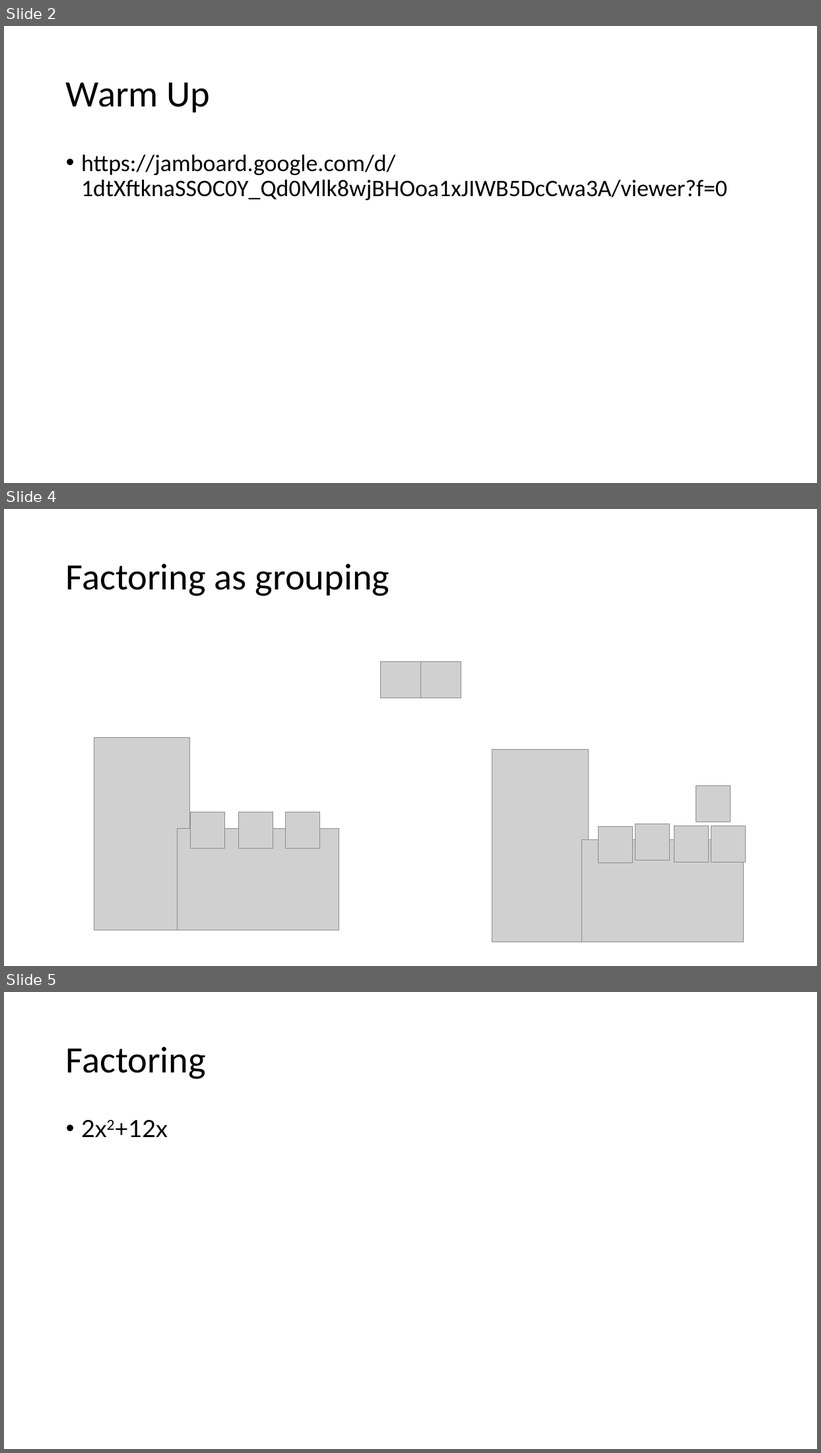
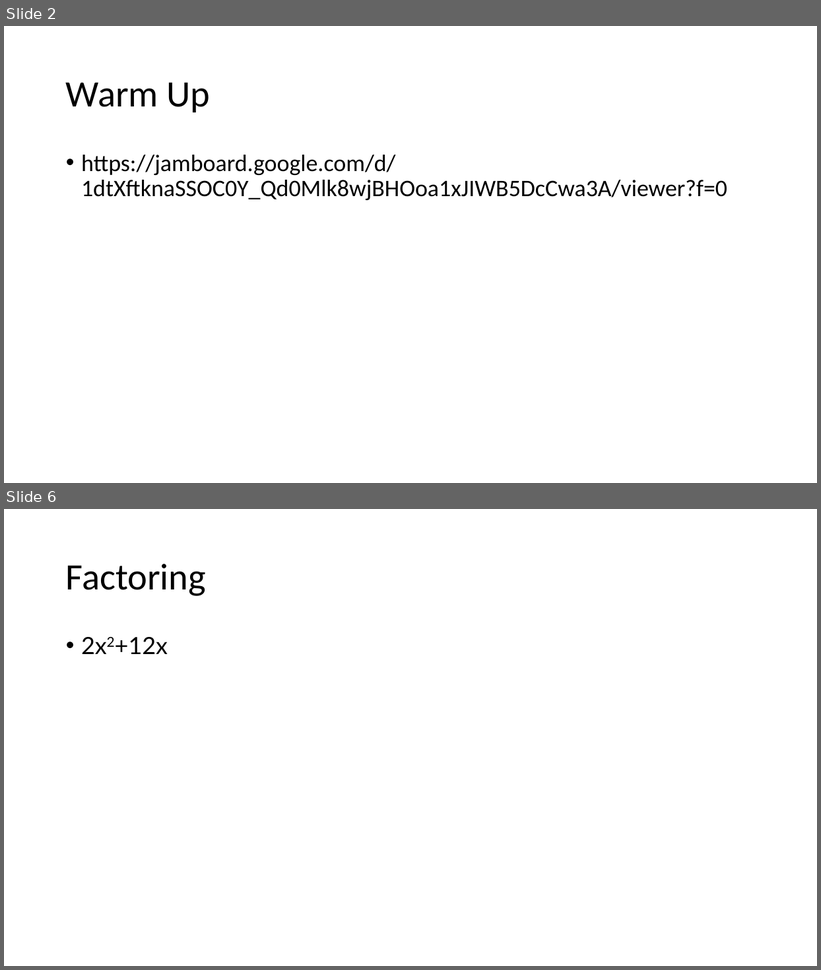
Before and after one commit to millerdoug/notes, a slide deck: MiniLesson.pptx. Shown one above the other, each under a label of ours: slides 2, 4 and 5 before the commit, slides 2 and 6 after it; the slides between them are not shown. The pictures are 821x1453 and 821x970 pixels, drawn with LibreOffice and Linux fonts; fonts in the diff are those of the drawing; grey boxes stand for pictures. Boxes give left, top, right and bottom in pixels: in the first picture for what was removed or moved away, otherwise in the second. Text is boxed around its words. In the diff, an @@ line names an element or a change of style, - is before the commit and + after.

```diff
--- a/MiniLesson.pptx
+++ b/MiniLesson.pptx
@@ slide 4 removed at (x1=4, y1=509, x2=817, y2=966), background #FFFFFF @@
@@ title removed at (x1=66, y1=564, x2=389, y2=596) @@
-Factoring as grouping
@@ picture removed at (x1=381, y1=661, x2=421, y2=698) @@
@@ picture removed at (x1=421, y1=661, x2=461, y2=698) @@
@@ picture removed at (x1=94, y1=738, x2=189, y2=931) @@
@@ picture removed at (x1=492, y1=750, x2=588, y2=943) @@
@@ picture removed at (x1=696, y1=786, x2=731, y2=823) @@
@@ picture removed at (x1=191, y1=812, x2=225, y2=849) @@
@@ picture removed at (x1=239, y1=812, x2=273, y2=849) @@
@@ picture removed at (x1=286, y1=812, x2=320, y2=849) @@
@@ picture removed at (x1=636, y1=824, x2=669, y2=861) @@
@@ picture removed at (x1=178, y1=829, x2=339, y2=931) @@
@@ picture removed at (x1=582, y1=840, x2=744, y2=942) @@
@@ picture removed at (x1=599, y1=827, x2=633, y2=863) @@
@@ picture removed at (x1=675, y1=826, x2=708, y2=863) @@
@@ picture removed at (x1=711, y1=826, x2=745, y2=863) @@
@@ what was slide 5 is now slide 6 @@
```
Also in this commit, not shown: 2 slides changed, 3 slides added, 1 other slide removed.
